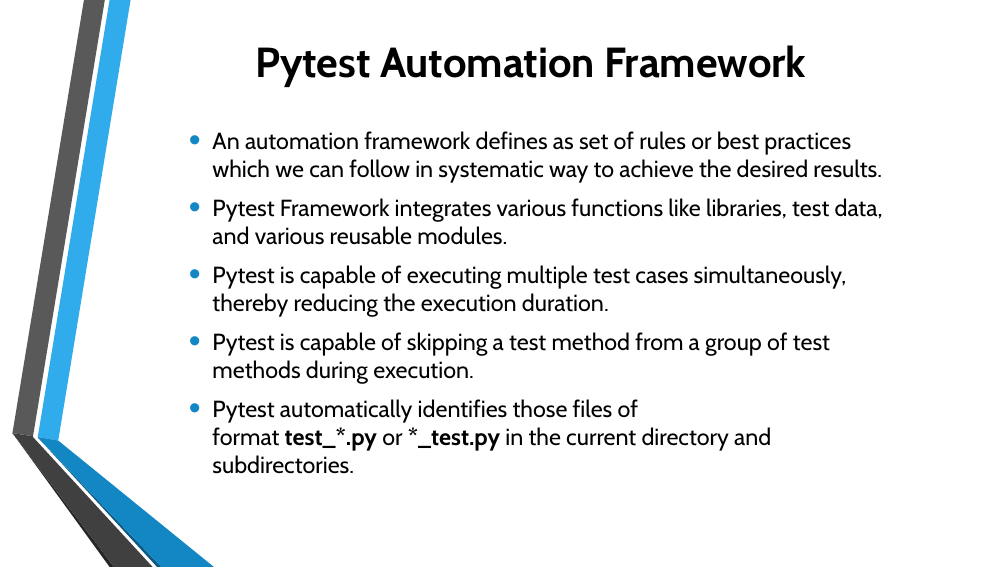
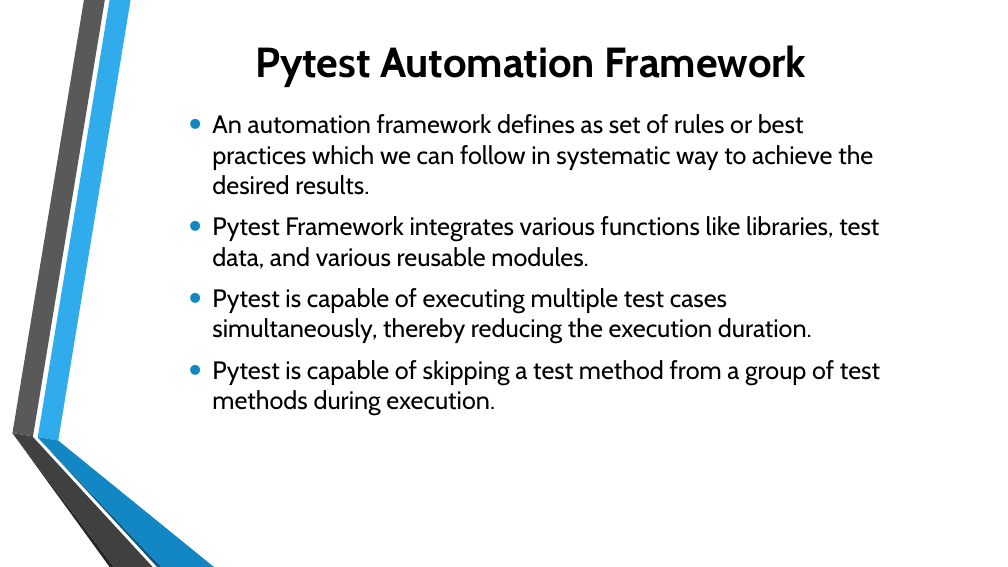
Before and after one commit to Pammugs/PyselAutomation, a slide deck: slide 9 of Selenium pytest framework.pptx (slide 8 before the commit). Drawn at 1008x567 pixels with LibreOffice and Linux fonts; fonts in the diff are those of the drawing; background and template pictures are left out. Boxes give left, top, right and bottom in pixels: in the first picture for what was removed or moved away, otherwise in the second. Text is boxed around its words. In the diff, an @@ line names an element or a change of style, - is before the commit and + after.

```diff
--- a/Selenium pytest framework.pptx
+++ b/Selenium pytest framework.pptx
@@ text "An automation framework defines as ..." moved from (x1=212, y1=131, x2=883, y2=474) to (x1=212, y1=114, x2=880, y2=415) @@
@@ text "An automation framework defines as ..." at (x1=212, y1=114, x2=880, y2=415): size 22.2 to 24 pt; vertical alignment middle to top @@
@@ text at (x1=212, y1=399, x2=771, y2=474): paragraph removed @@
-• Pytest automatically identifies those files of format test_*.py or *_test.py in the current directory and subdirectories.
```
Also in this commit, not shown: 4 other slides changed, 2 slides added.
